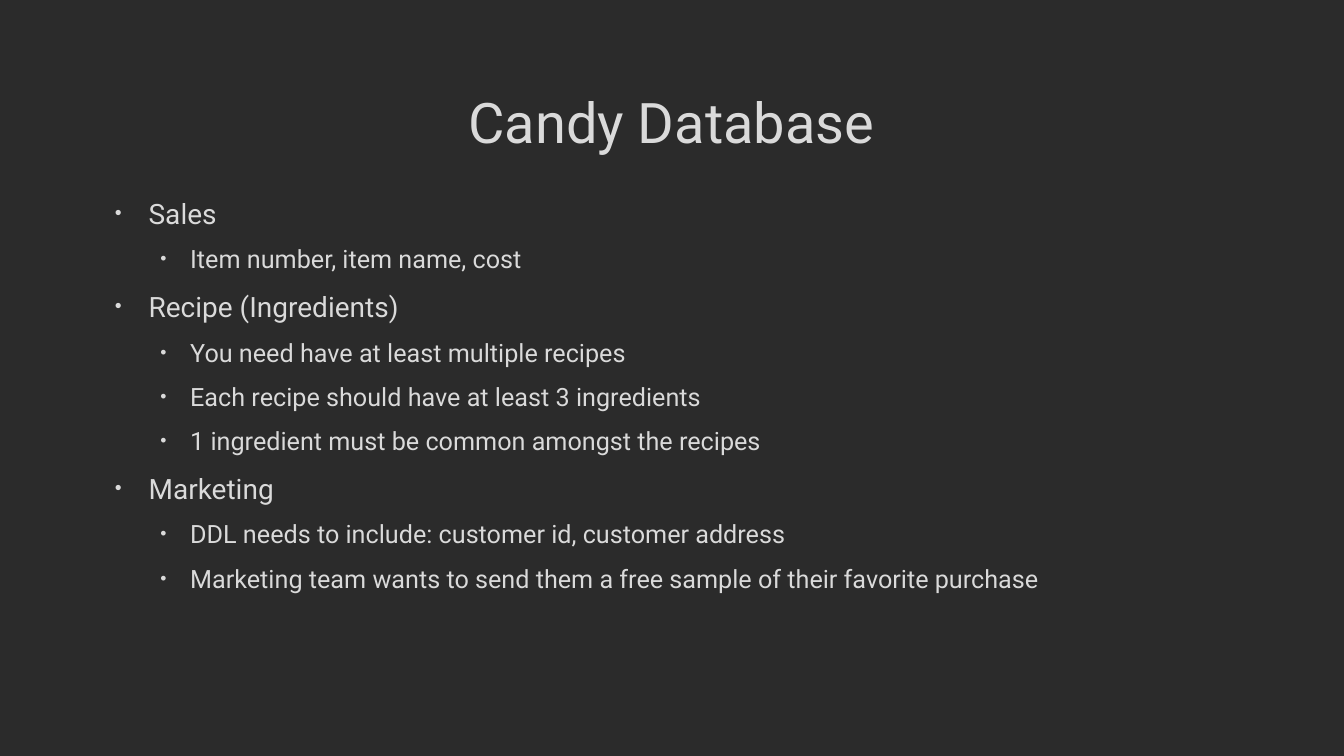
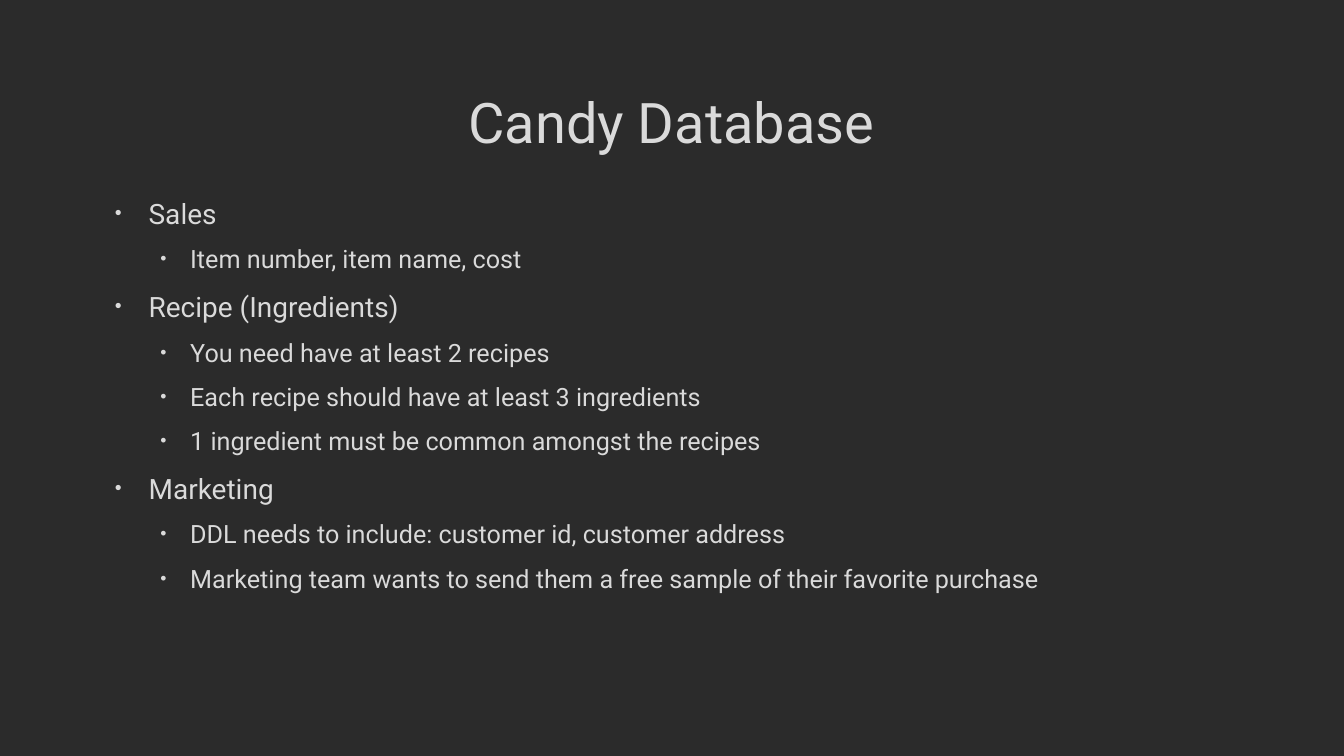
Before and after one commit to MGIS-UMN/GIS5577_week7, a slide deck: slide 10 of Entity_Relationship_Diagram.odp. Drawn at 1344x756 pixels with LibreOffice and Linux fonts; fonts in the diff are those of the drawing; background and template pictures are left out; a plain dark background stands for a picture behind light text. Boxes give left, top, right and bottom in pixels: in the first picture for what was removed or moved away, otherwise in the second. Text is boxed around its words. In the diff, an @@ line names an element or a change of style, - is before the commit and + after.

```diff
--- a/Entity_Relationship_Diagram.odp
+++ b/Entity_Relationship_Diagram.odp
@@ text at (x1=190, y1=343, x2=549, y2=367): text changed @@
-  • You need have at least multiple recipes
+  • You need have at least 2 recipes
```
